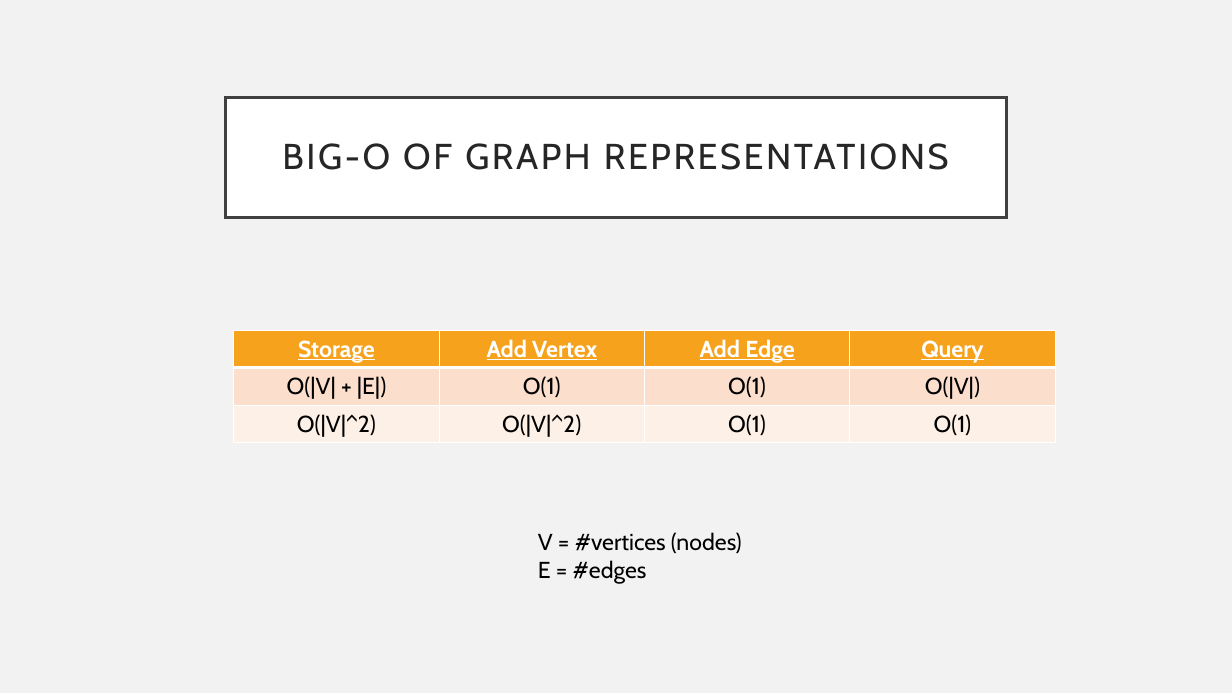
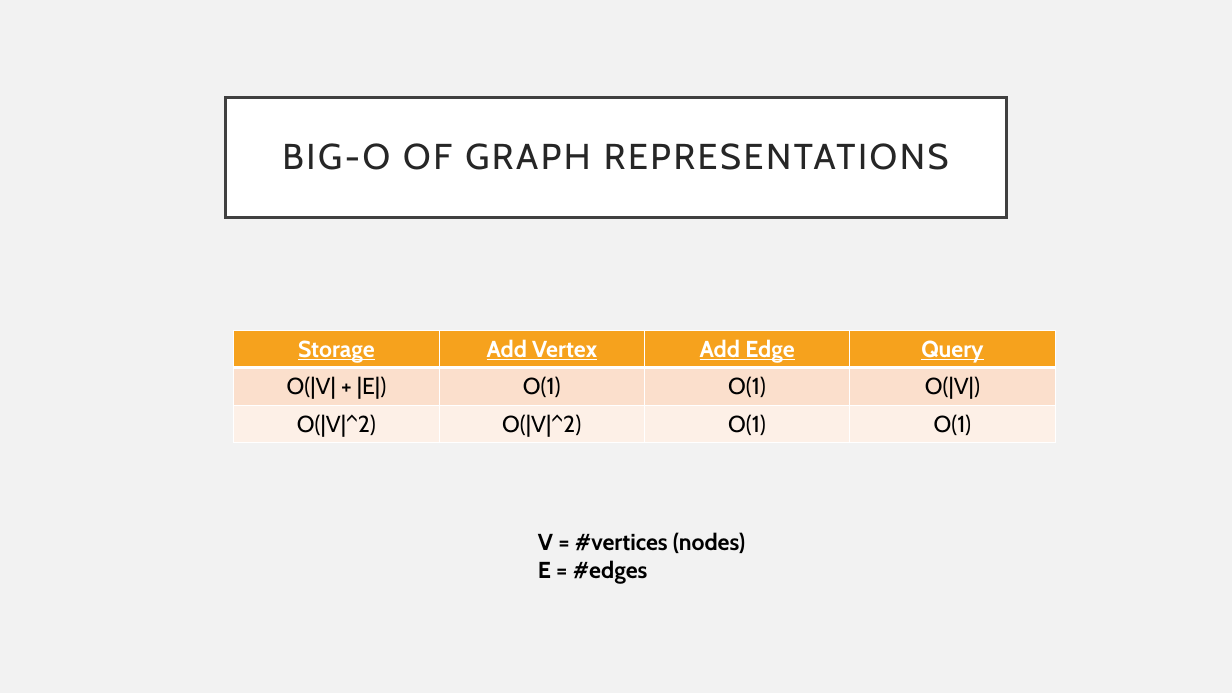
Before and after one commit to sidthekid134/coda-algo-club, a slide deck: slide 23 of Fifth Meeting - Graphs and Trees - 09-27-2017/graphs-and-trees.pptx. Drawn at 1232x693 pixels with LibreOffice and Linux fonts; fonts in the diff are those of the drawing. Boxes give left, top, right and bottom in pixels: in the first picture for what was removed or moved away, otherwise in the second. Text is boxed around its words. In the diff, an @@ line names an element or a change of style, - is before the commit and + after.

Commit message:
updated graphs and trees ppt to have tree traversals

```diff
--- a/Fifth Meeting - Graphs and Trees - 09-27-2017/graphs-and-trees.pptx
+++ b/Fifth Meeting - Graphs and Trees - 09-27-2017/graphs-and-trees.pptx
@@ text "V = #vertices (nodes)" at (538, 532, 745, 584): bold on @@
```
Also in this commit, not shown: 6 slides added.
